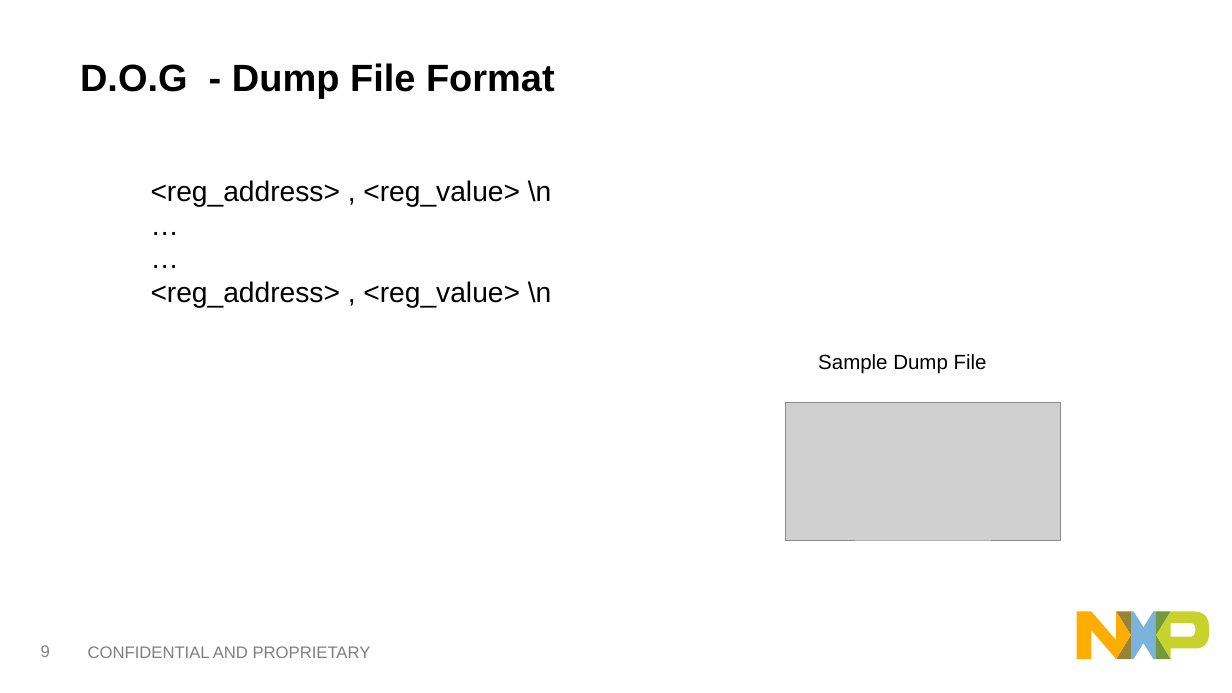
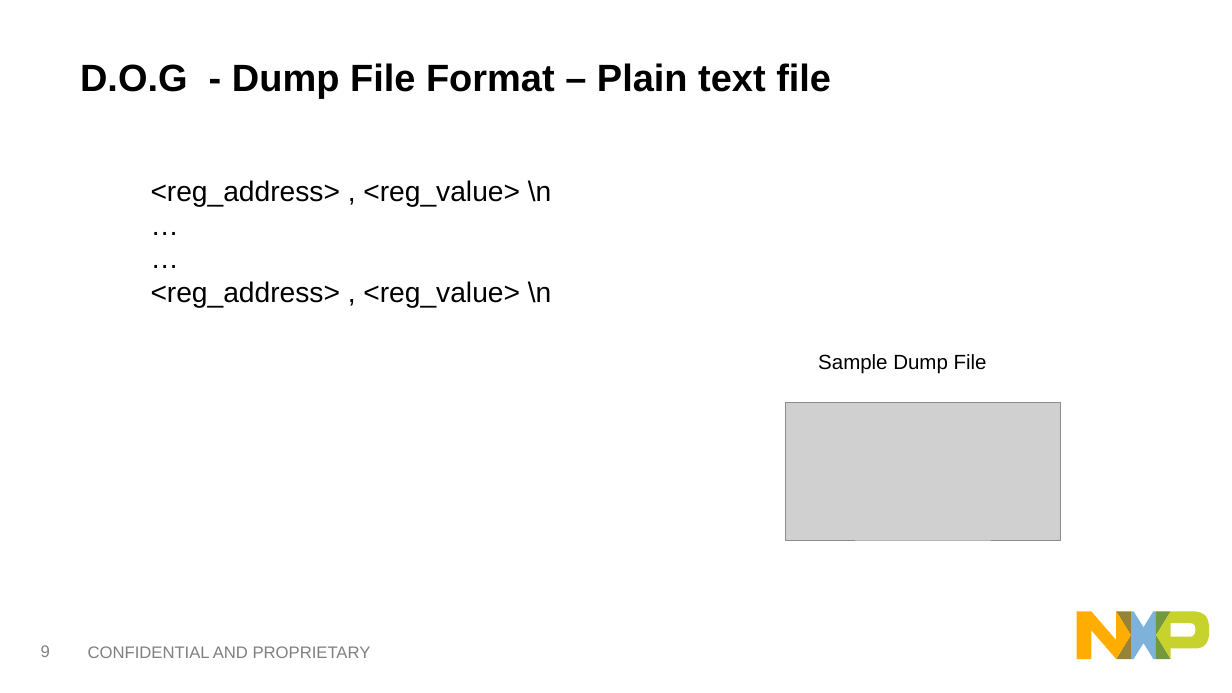
Before and after one commit to softwaresunleashed/dog, a slide deck: slide 10 of demo_artifacts/DOG-DebugOnGo.pptx. Drawn at 1232x693 pixels with LibreOffice and Linux fonts; fonts in the diff are those of the drawing; grey boxes stand for pictures. Boxes give left, top, right and bottom in pixels: in the first picture for what was removed or moved away, otherwise in the second. Text is boxed around its words. In the diff, an @@ line names an element or a change of style, - is before the commit and + after.

```diff
--- a/demo_artifacts/DOG-DebugOnGo.pptx
+++ b/demo_artifacts/DOG-DebugOnGo.pptx
@@ text at (80, 63, 831, 98): text changed @@
-D.O.G - Dump File Format
+D.O.G - Dump File Format – Plain text file
```
Also in this commit, not shown: 2 other slides changed, 3 slides added.
